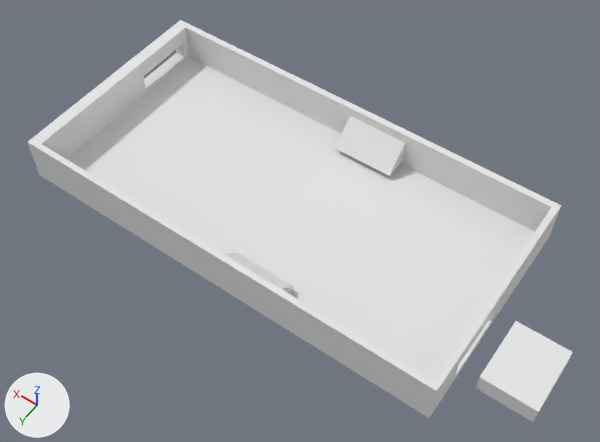
Renders of the Blender file cases/DotPhat_2.0.0.blend from each side of a commit.
One viewpoint serves both versions: a 50 mm camera at (-48.0, 64.8, 94.4) aimed at (-4.5, 3.9, -1.3). The axes (+X, +Y, +Z) are drawn at lower left. The lights are the same throughout.
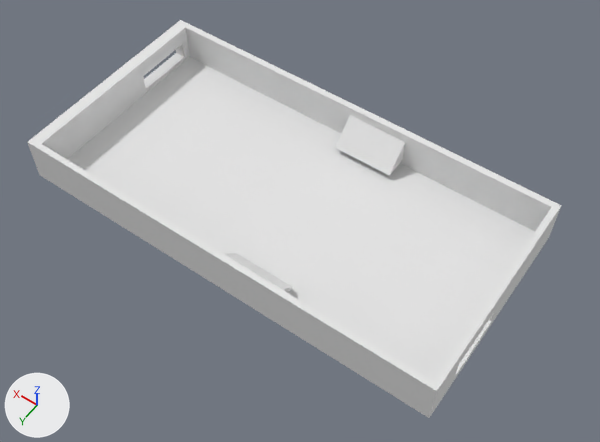
Commit message: Semifinal design

Boxes (x1, y1, x2, y2) around the edits, measured in the pictures (600 x 442 px):
'Cube.001', deleted
    before: (476, 321, 573, 422)
'Cube.003', moved
    before: (224, 252, 293, 293)
    after: (224, 253, 293, 293)

What changed in the scene script:
```text
Change ob_cube_003:
    ob_cube_003.location: (-5.3, 16.3, 0.5) -> (-5.3, 16.3, 0.4)
Remove ob_cube_001:
    ob_cube_001 = bpy.data.objects.new('Cube.001', me_cube_001)
    ob_cube_001.location = (-41.9, 7.4, -0.6)
    ob_cube_001.scale = (4.0, 5.0, 1.5)
```
